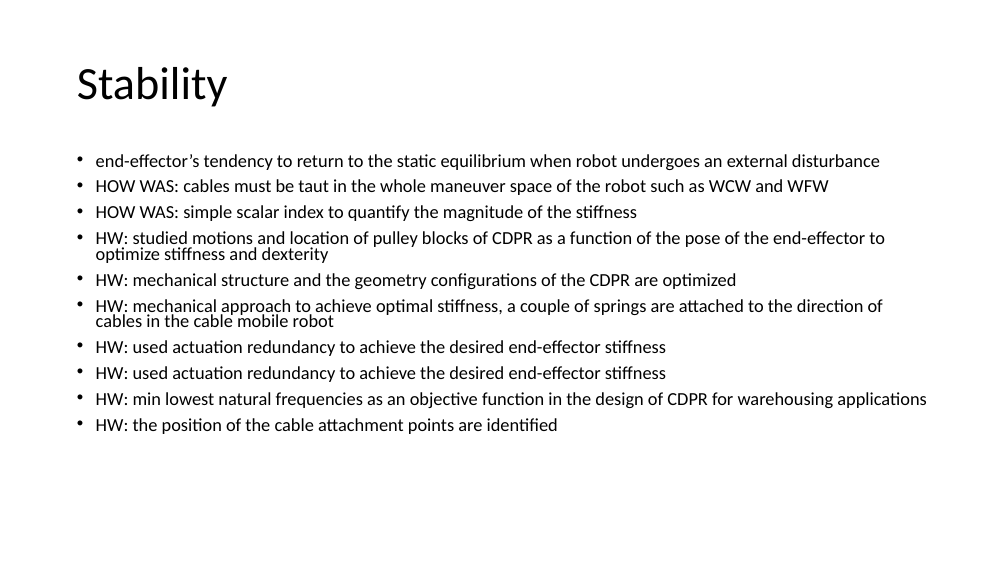
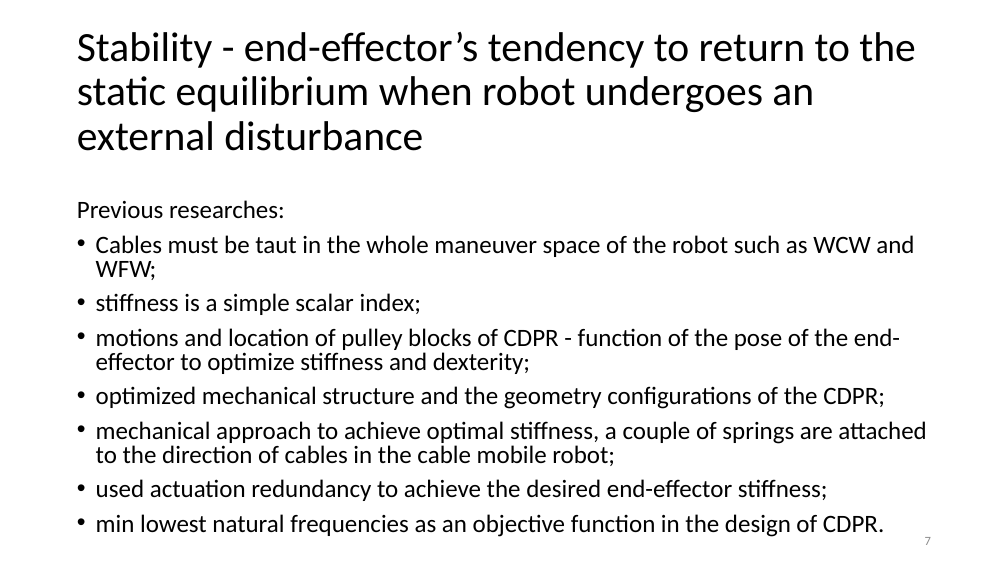
Before and after one commit to UralmashFox/VJM_MSA, a slide deck: slide 7 of paper.pptx. Drawn at 1008x567 pixels with LibreOffice and Linux fonts; fonts in the diff are those of the drawing. Boxes give left, top, right and bottom in pixels: in the first picture for what was removed or moved away, otherwise in the second. Text is boxed around its words. In the diff, an @@ line names an element or a change of style, - is before the commit and + after.

```diff
--- a/paper.pptx
+++ b/paper.pptx
@@ title at (77, 32, 915, 151): text changed; size 44 to 39.6 pt @@
-Stability
+Stability - end-effector’s tendency to return to the static equilibrium when robot undergoes an external disturbance
@@ text at (77, 200, 926, 537): text changed; size 17.5 to 23.8 pt @@
-• end-effector’s tendency to return to the static equilibrium when robot undergoes an external disturbance
-• HOW WAS: cables must be taut in the whole maneuver space of the robot such as WCW and WFW
-• HOW WAS: simple scalar index to quantify the magnitude of the stiffness
-• HW: studied motions and location of pulley blocks of CDPR as a function of the pose of the end-effector to optimize stiffness and dexterity
-• HW: mechanical structure and the geometry configurations of the CDPR are optimized
-• HW: mechanical approach to achieve optimal stiffness, a couple of springs are attached to the direction of cables in the cable mobile robot
-• HW: used actuation redundancy to achieve the desired end-effector stiffness
-• HW: used actuation redundancy to achieve the desired end-effector stiffness
-• HW: min lowest natural frequencies as an objective function in the design of CDPR for warehousing applications
-• HW: the position of the cable attachment points are identified
+Previous researches:
+• Cables must be taut in the whole maneuver space of the robot such as WCW and WFW;
+• stiffness is a simple scalar index;
+• motions and location of pulley blocks of CDPR - function of the pose of the end-effector to optimize stiffness and dexterity;
+• optimized mechanical structure and the geometry configurations of the CDPR;
+• mechanical approach to achieve optimal stiffness, a couple of springs are attached to the direction of cables in the cable mobile robot;
+• used actuation redundancy to achieve the desired end-effector stiffness;
+• min lowest natural frequencies as an objective function in the design of CDPR.
@@ page number added at (925, 537, 931, 545), 12 pt, text #8C8C8C @@
+7
```
Also in this commit, not shown: 19 other slides changed, 1 slide added, 1 slide removed, 1 other file.
